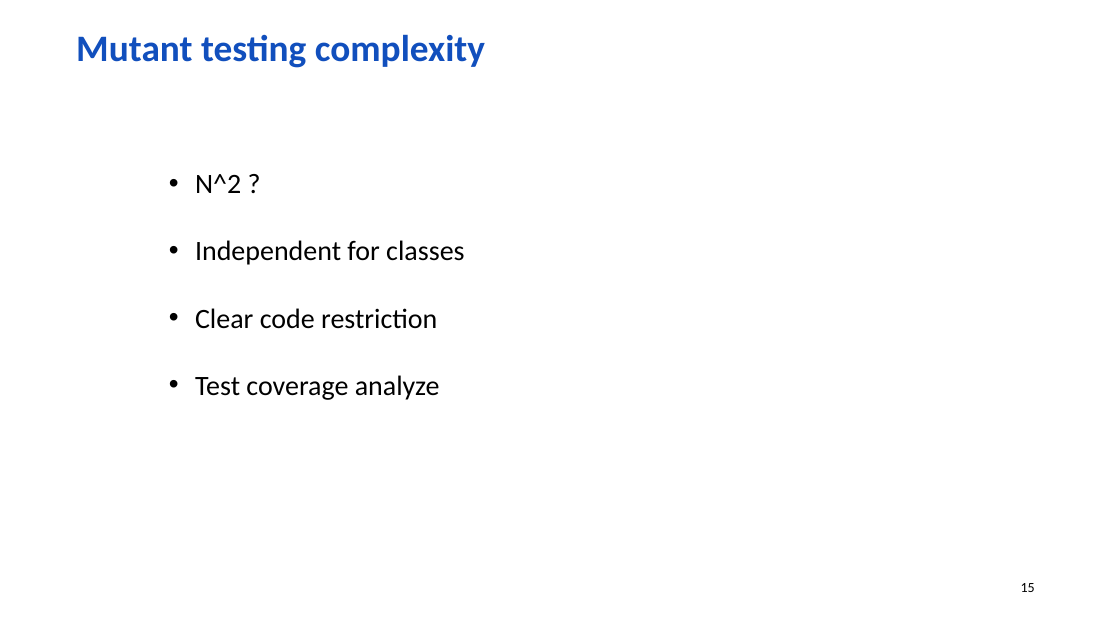
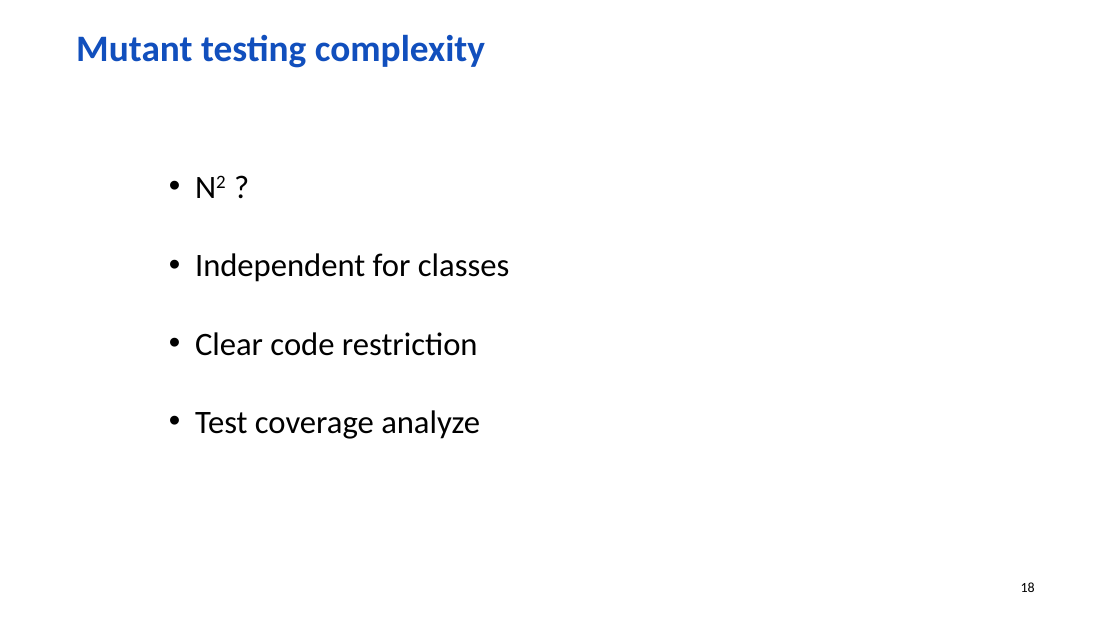
Before and after one commit to wolf-off/Stryker-demo, a slide deck: slide 18 of Mutation.pptx (slide 15 before the commit). Drawn at 1120x630 pixels with LibreOffice and Linux fonts; fonts in the diff are those of the drawing; background and template pictures are left out. Boxes give left, top, right and bottom in pixels: in the first picture for what was removed or moved away, otherwise in the second. Text is boxed around its words. In the diff, an @@ line names an element or a change of style, - is before the commit and + after.

```diff
--- a/Mutation.pptx
+++ b/Mutation.pptx
@@ text at [195,174,241,193]: text changed; size 24 to 28 pt @@
-• N^2 ?
+• N2 ?
@@ text at [195,253,509,439]: size 24 to 28 pt @@
@@ page number at [1021,582,1035,592]: text changed @@
-15
+18
```
Also in this commit, not shown: 10 other slides changed, 5 slides added, 1 other file.
